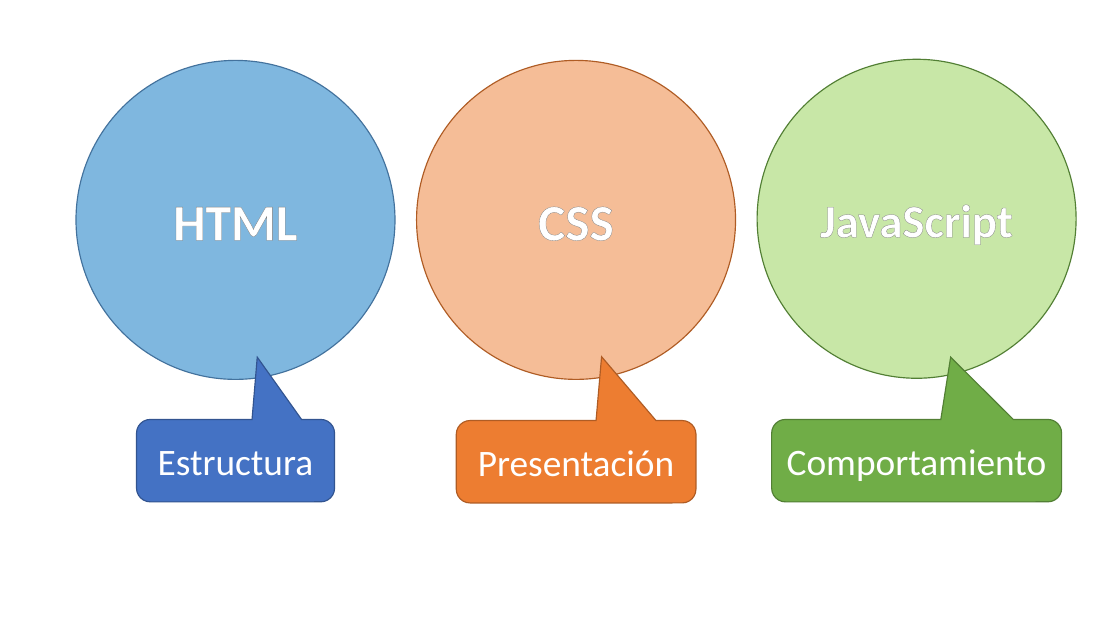
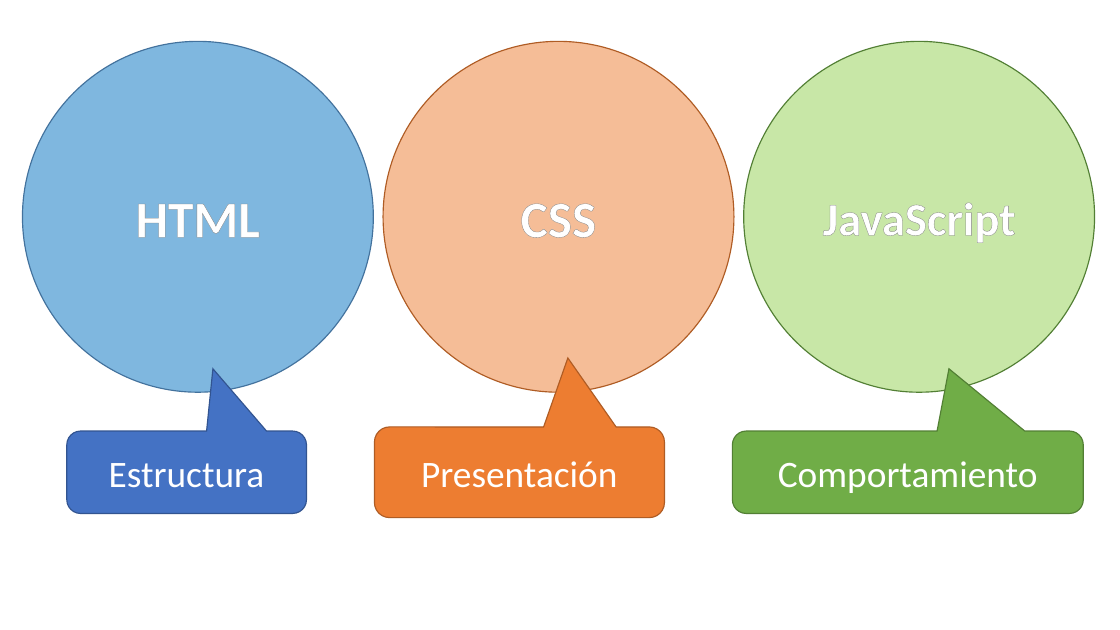
Before and after one commit to Nuevas-Tecnologias-FIUBA/Clase-HTML-CSS, a slide deck: slide 4 of Slides/Clase.pptx. Drawn at 1120x630 pixels with LibreOffice and Linux fonts; fonts in the diff are those of the drawing. Boxes give left, top, right and bottom in pixels: in the first picture for what was removed or moved away, otherwise in the second. Text is boxed around its words. In the diff, an @@ line names an element or a change of style, - is before the commit and + after.

```diff
--- a/Slides/Clase.pptx
+++ b/Slides/Clase.pptx
@@ ellipse "HTML" resized from (x1=76, y1=60, x2=396, y2=380) to (x1=23, y1=41, x2=374, y2=392) @@
@@ ellipse "CSS" resized from (x1=417, y1=60, x2=736, y2=380) to (x1=383, y1=41, x2=734, y2=392) @@
@@ ellipse "JavaScript" resized from (x1=757, y1=60, x2=1076, y2=379) to (x1=744, y1=41, x2=1095, y2=392) @@
@@ rounded speech box "Estructura" resized from (x1=137, y1=419, x2=335, y2=502) to (x1=67, y1=431, x2=307, y2=513) @@
@@ rounded speech box "Presentación" resized from (x1=456, y1=421, x2=696, y2=503) to (x1=375, y1=427, x2=665, y2=518) @@
@@ rounded speech box "Presentación" at (x1=375, y1=427, x2=665, y2=518): proportions changed @@
@@ rounded speech box "Comportamiento" resized from (x1=772, y1=419, x2=1062, y2=502) to (x1=733, y1=431, x2=1084, y2=513) @@
```
Also in this commit, not shown: 2 other slides changed.
